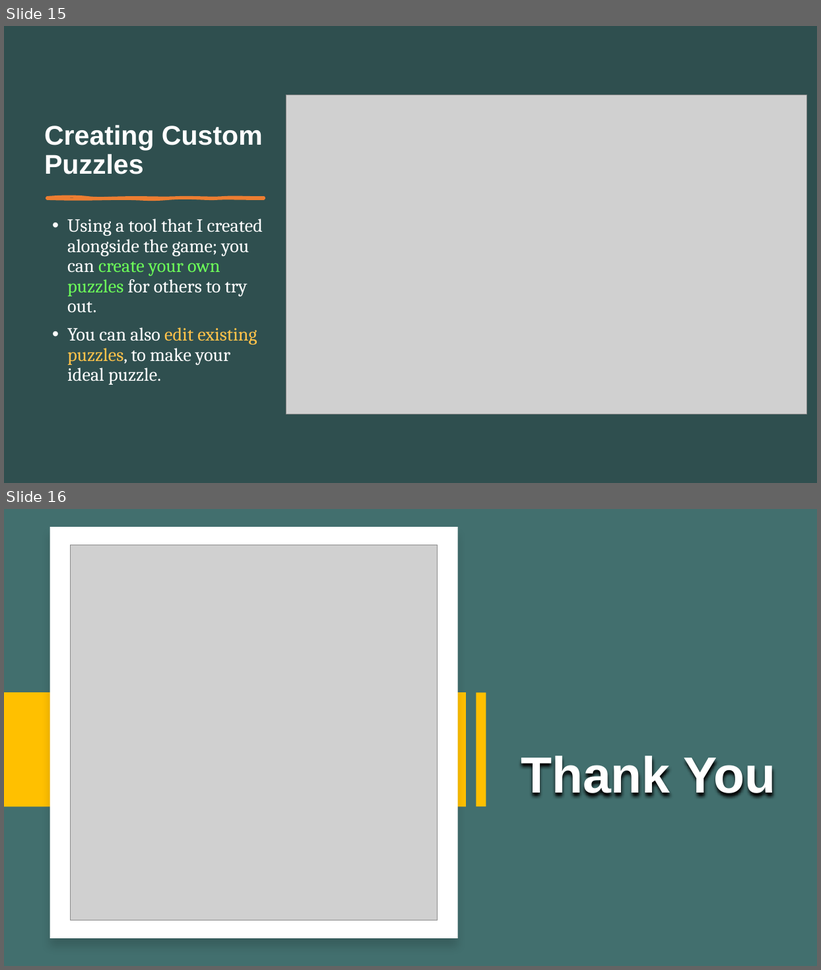
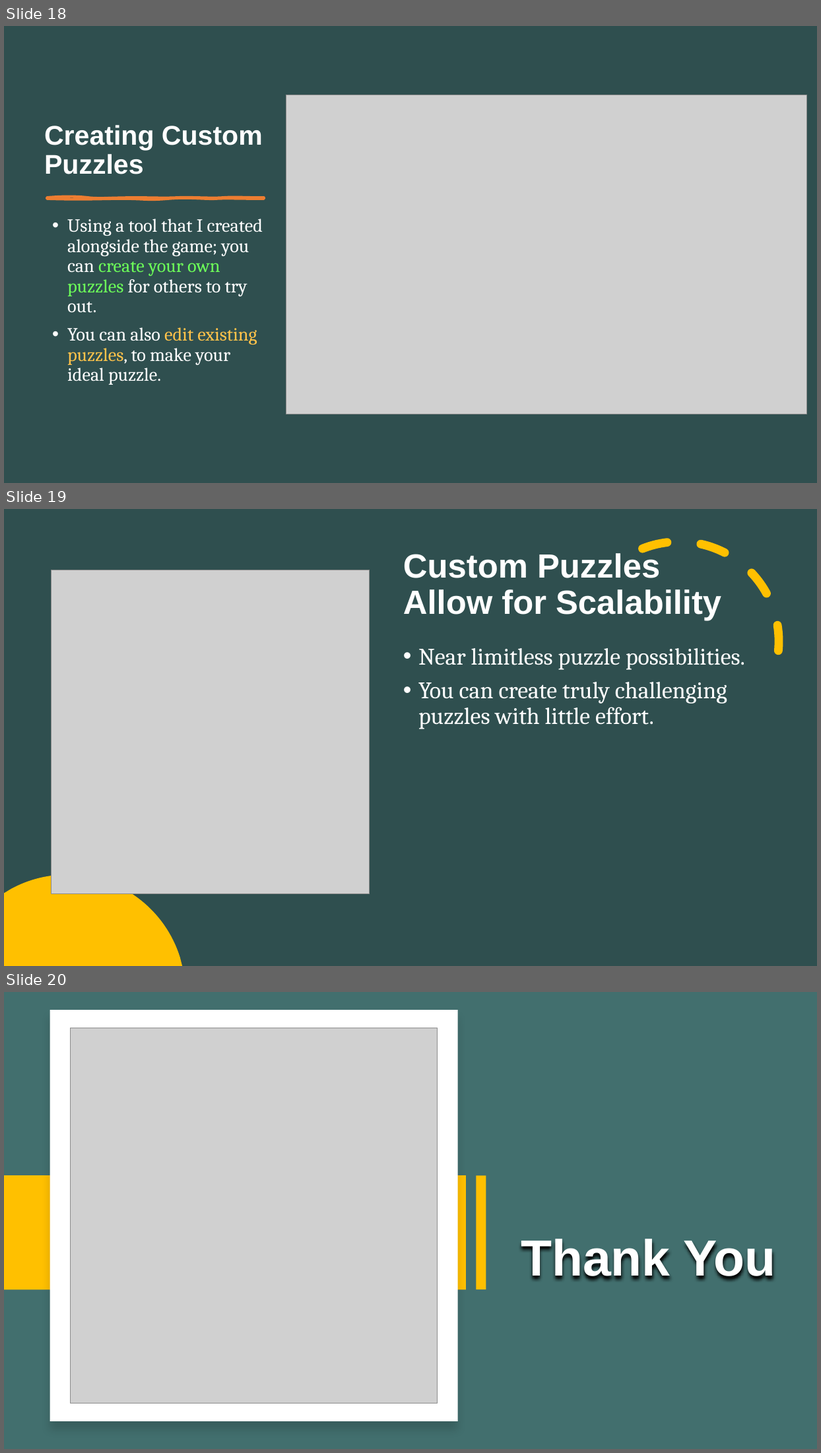
Before and after one commit to MatteoSalverio/ratlab, a slide deck: projects/crosswordle2/CrossWordle Presentation.pptx. Shown one above the other, each under a label of ours: slides 15 and 16 before the commit, slides 18, 19 and 20 after it. The pictures are 821x970 and 821x1453 pixels, drawn with LibreOffice and Linux fonts; fonts in the diff are those of the drawing; grey boxes stand for pictures. Boxes give left, top, right and bottom in pixels: in the first picture for what was removed or moved away, otherwise in the second. Text is boxed around its words. In the diff, an @@ line names an element or a change of style, - is before the commit and + after.

```diff
--- a/projects/crosswordle2/CrossWordle Presentation.pptx
+++ b/projects/crosswordle2/CrossWordle Presentation.pptx
@@ slide 19 added at <box>4,509,817,966</box>, background #2F4F4F @@
@@ arc (boxed as its full ellipse) added at <box>548,510,811,773</box>, outline #FFC000 10 pt dashed @@
@@ title added at <box>403,551,721,621</box>, 39.6 pt, text #FFFFFF, bold @@
+Custom Puzzles Allow for Scalability
@@ picture added at <box>51,570,370,894</box> @@
@@ text added at <box>418,648,745,729</box>, 28 pt, text #FFFFFF @@
+• Near limitless puzzle possibilities.
+• You can create truly challenging puzzles with little effort.
@@ freeform shape added at <box>4,875,182,966</box>, fill #FFC000 @@
@@ what was slide 15 is now slide 18 @@
@@ what was slide 16 is now slide 20 @@
```
Also in this commit, not shown: 3 slides changed, 4 other slides added, 1 slide removed, 3 other files.
